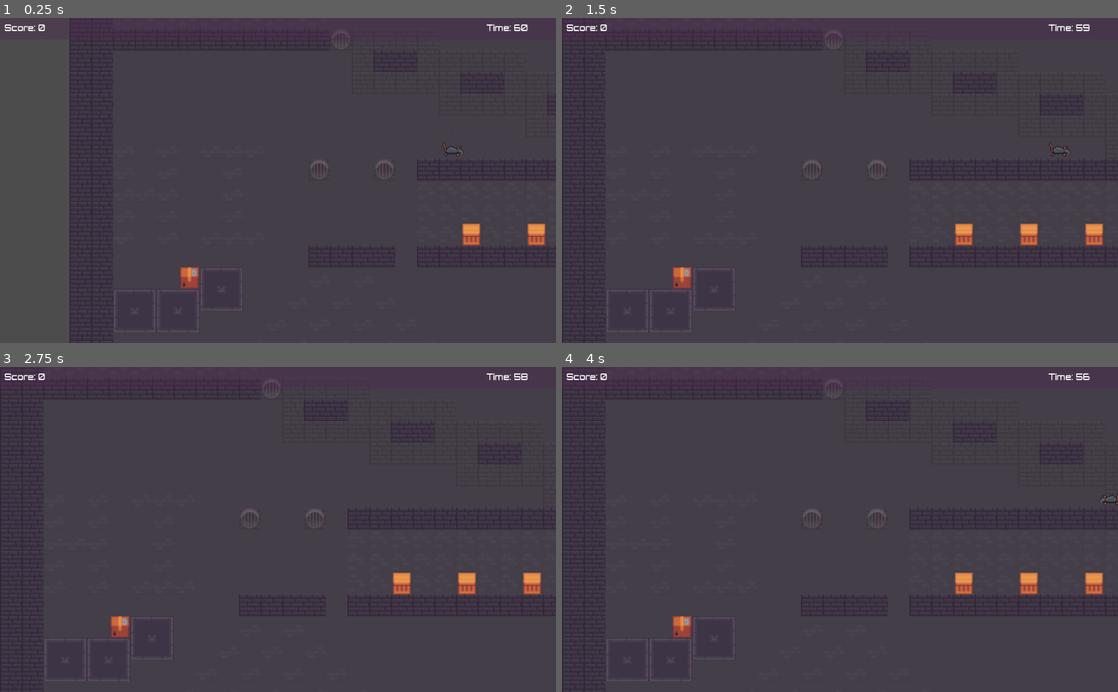
Above: before the commit, frames 1-4 (two rows, left to right).
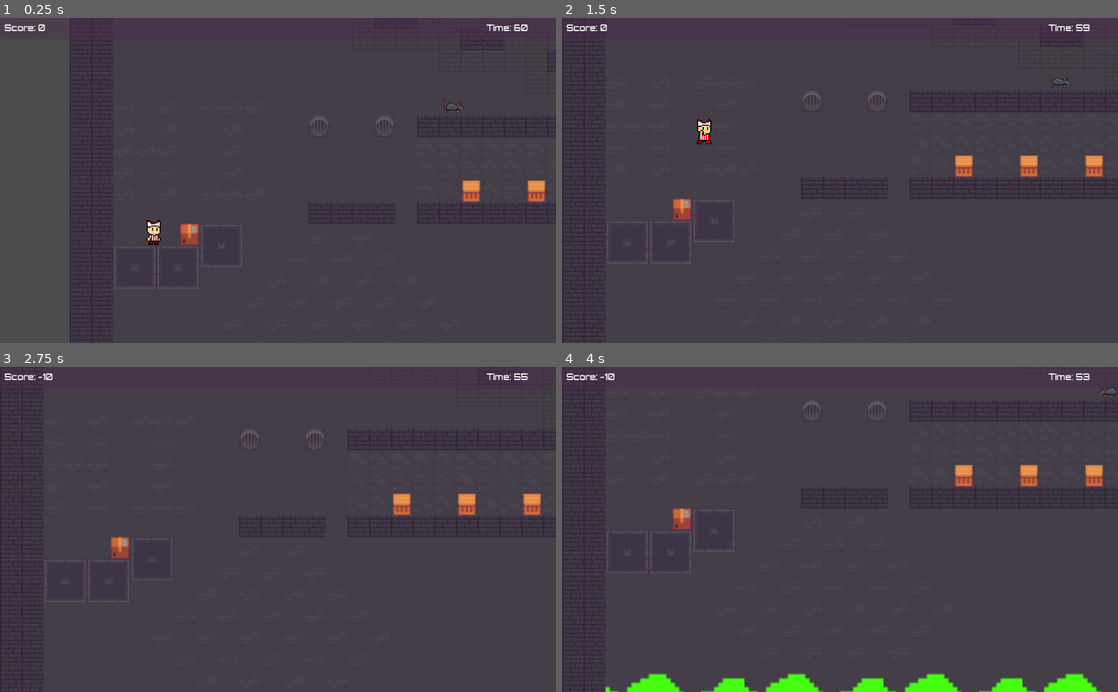
Above: after the commit, the same moments.

Repository: NelsonAlemanMoreno/Final-Project-Time_for_Dinner
Game: Godot game, scene res://Levels/Level3.tscn
Two runs of this game, one before a commit and one after it. Both use one fixed random seed, a clock stepped at 60 frames per second and the inputs below. This scene is started directly instead of the project's main scene.
Inputs:
- Up to frame 1 (0.25 s): no input
- Up to frame 2 (1.5 s): hold W (jump) 0.53-1.28 s; hold D (right) from 0.53 s (still down); tap W (jump) at 1.35 s
- Up to frame 3 (2.75 s): tap W (jump) at 1.52, 1.82 s; release D (right) at 2.03 s; hold A (left) from 2.03 s (still down); hold W (jump) from 2.03 s (still down)
- Up to frame 4 (4 s): release A (left) at 2.78 s; release W (jump) at 2.78 s; hold D (right) from 2.78 s (still down); tap W (jump) at 2.85, 3.02, 3.32 s; hold W (jump) from 3.53 s (still down)

The runs differ from the first frame. In frame 1, 1.8% of the frame differs, in the area x 20-100%, y 24-97%; in frame 2, 2.5%; in frame 3, 2.1%; in frame 4, 4.5%, in the area x 6-100%, y 1-100%.
Error before the commit: Attempt to call function 'instance' in base 'null instance' on a null instance. (res://Player/PCL3.gd:13)

Commit message:
Changes

Diff:
--- a/Enemy/ECL3.gd
+++ b/Enemy/ECL3.gd
@@ -1,35 +1,5 @@
 extends Node2D
 
-onready var Turret = load("res://Enemy/Turret.tscn")
 
 func _physics_process(_delta):
-	if not has_node("Turret"):
-		var turret = Turret.instance()
-		turret.name = "Turret"
-		turret.rotation = (3*PI)/2
-		turret.position = Vector2(2200, 216)
-		add_child(turret)
-	if not has_node("Turret2"):
-		var turret2 = Turret.instance()
-		turret2.name = "Turret2"
-		turret2.rotation = (3*PI)/2
-		turret2.position = Vector2(3736, -936)
-		add_child(turret2)
-	if not has_node("Turret3"):
-		var turret3 = Turret.instance()
-		turret3.name = "Turret3"
-		turret3.rotation = PI/2
-		turret3.position = Vector2(344, -808)
-		add_child(turret3)
-	if not has_node("Turret4"):
-		var turret4 = Turret.instance()
-		turret4.name = "Turret4"
-		turret4.rotation = 2*PI
-		turret4.position = Vector2(728, -1384)
-		add_child(turret4)
-	if not has_node("Turret5"):
-		var turret5 = Turret.instance()
-		turret5.name = "Turret5"
-		turret5.rotation = (3*PI)/2
-		turret5.position = Vector2(3672, -1512)
-		add_child(turret5)
+	pass
--- a/Levels/Level1.tscn
+++ b/Levels/Level1.tscn
@@ -1,6 +1,4 @@
-
 [gd_scene load_steps=26 format=2]
-
 
 [ext_resource path="res://Enemy/ECL1.gd" type="Script" id=1]
 [ext_resource path="res://Enemy/Enemy2.tscn" type="PackedScene" id=2]
@@ -12,9 +10,7 @@
 [ext_resource path="res://Coins/Coins_T1.tscn" type="PackedScene" id=8]
 [ext_resource path="res://Coins/Coins_T2.tscn" type="PackedScene" id=9]
 [ext_resource path="res://UI/UI.tscn" type="PackedScene" id=10]
-
 [ext_resource path="res://Assets/TFD/city landscape.png" type="Texture" id=11]
-
 
 [sub_resource type="NavigationPolygon" id=13]
 vertices = PoolVector2Array( 1472, 192, 2432, 320, 2304, 320, 1280, 256, 1408, 192, 2816, 448, 2752, 448, 1792, 384, 23 …(892 unchanged characters)…
@@ -264,7 +260,6 @@
 visible = false
 navpoly = SubResource( 13 )
 
-
 [node name="Background" type="TextureRect" parent="."]
 margin_left = -1009.0
 margin_top = 65.0
@@ -273,14 +268,12 @@
 texture = ExtResource( 11 )
 stretch_mode = 2
 
-
 [node name="TileMap" type="TileMap" parent="."]
 tile_set = SubResource( 4 )
 collision_use_kinematic = true
 collision_layer = 3
 collision_mask = 3
 format = 1
-
 tile_data = PoolIntArray( -65524, 6, 0, -65523, 6, 0, -65522, 6, 0, -65512, 6, 0, -65511, 6, 0, -65510, 6, 0, 131088, 6 …(1573 unchanged characters)…
 
 [node name="Player_Container" type="Node2D" parent="."]
@@ -302,26 +295,7 @@
 con_right = Vector2( 2664, 544 )
 
 [node name="Enemy5" parent="Enemy_Container" instance=ExtResource( 2 )]
-position = Vector2( 1440, -8 )
-con_left = Vector2( 1440, -8 )
-con_right = Vector2( 1872, 328 )
-
-
 position = Vector2( 0, 298 )
-
-current = true
-limit_left = 0
-limit_top = -700
-limit_right = 3776
-limit_bottom = 635
-limit_smoothed = true
-drag_margin_h_enabled = true
-drag_margin_v_enabled = true
-smoothing_enabled = true
-drag_margin_left = 0.1
-drag_margin_top = 0.1
-drag_margin_right = 0.1
-drag_margin_bottom = 0.1
 script = ExtResource( 5 )
 
 [node name="Exit" parent="." instance=ExtResource( 3 )]
--- a/Levels/Level3.tscn
+++ b/Levels/Level3.tscn
@@ -1,4 +1,3 @@
-
 [gd_scene load_steps=20 format=2]
 
 [ext_resource path="res://Player/PCL3.gd" type="Script" id=1]
@@ -174,14 +173,12 @@
 0/shape_offset = Vector2( 0, 0 )
 0/shape_transform = Transform2D( 1, 0, 0, 1, 0, 0 )
 0/shape = SubResource( 22 )
-
 0/shape_one_way = false
 0/shape_one_way_margin = 1.0
 0/shapes = [ {
 "autotile_coord": Vector2( 0, 0 ),
 "one_way": false,
 "one_way_margin": 1.0,
-
 "shape": SubResource( 22 ),
 "shape_transform": Transform2D( 1, 0, 0, 1, 0, 0 )
 } ]
@@ -191,22 +188,18 @@
 1/tex_offset = Vector2( 0, 0 )
 1/modulate = Color( 1, 1, 1, 1 )
 1/region = Rect2( 0, 60, 40, 20 )
-
 1/tile_mode = 0
 1/occluder_offset = Vector2( 0, 0 )
 1/navigation_offset = Vector2( 0, 0 )
 1/shape_offset = Vector2( 0, 0 )
 1/shape_transform = Transform2D( 1, 0, 0, 1, 0, 0 )
-
 1/shape = SubResource( 23 )
-
 1/shape_one_way = false
 1/shape_one_way_margin = 1.0
 1/shapes = [ {
 "autotile_coord": Vector2( 0, 0 ),
 "one_way": false,
 "one_way_margin": 1.0,
-
 "shape": SubResource( 23 ),
 "shape_transform": Transform2D( 1, 0, 0, 1, 0, 0 )
 } ]
@@ -216,22 +209,18 @@
 2/tex_offset = Vector2( 0, 0 )
 2/modulate = Color( 1, 1, 1, 1 )
 2/region = Rect2( 0, 60, 60, 20 )
-
 2/tile_mode = 0
 2/occluder_offset = Vector2( 0, 0 )
 2/navigation_offset = Vector2( 0, 0 )
 2/shape_offset = Vector2( 0, 0 )
 2/shape_transform = Transform2D( 1, 0, 0, 1, 0, 0 )
-
 2/shape = SubResource( 24 )
-
 2/shape_one_way = false
 2/shape_one_way_margin = 1.0
 2/shapes = [ {
 "autotile_coord": Vector2( 0, 0 ),
 "one_way": false,
 "one_way_margin": 1.0,
-
 "shape": SubResource( 24 ),
 "shape_transform": Transform2D( 1, 0, 0, 1, 0, 0 )
 } ]
@@ -241,21 +230,18 @@
 3/tex_offset = Vector2( 0, 0 )
 3/modulate = Color( 1, 1, 1, 1 )
 3/region = Rect2( 160, 0, 40, 40 )
-
 3/tile_mode = 0
 3/occluder_offset = Vector2( 0, 0 )
 3/navigation_offset = Vector2( 0, 0 )
 3/shape_offset = Vector2( 0, 0 )
 3/shape_transform = Transform2D( 1, 0, 0, 1, 0, 0 )
 3/shape = SubResource( 25 )
-
 3/shape_one_way = false
 3/shape_one_way_margin = 1.0
 3/shapes = [ {
 "autotile_coord": Vector2( 0, 0 ),
 "one_way": false,
 "one_way_margin": 1.0,
-
 "shape": SubResource( 25 ),
 "shape_transform": Transform2D( 1, 0, 0, 1, 0, 0 )
 } ]
@@ -265,22 +251,18 @@
 4/tex_offset = Vector2( 0, 0 )
 4/modulate = Color( 1, 1, 1, 1 )
 4/region = Rect2( 160, 80, 40, 40 )
-
 4/tile_mode = 0
 4/occluder_offset = Vector2( 0, 0 )
 4/navigation_offset = Vector2( 0, 0 )
 4/shape_offset = Vector2( 0, 0 )
 4/shape_transform = Transform2D( 1, 0, 0, 1, 0, 0 )
-
 4/shape = SubResource( 26 )
-
 4/shape_one_way = false
 4/shape_one_way_margin = 1.0
 4/shapes = [ {
 "autotile_coord": Vector2( 0, 0 ),
 "one_way": false,
 "one_way_margin": 1.0,
-
 "shape": SubResource( 26 ),
 "shape_transform": Transform2D( 1, 0, 0, 1, 0, 0 )
 } ]
@@ -290,22 +272,18 @@
 5/tex_offset = Vector2( 0, 0 )
 5/modulate = Color( 1, 1, 1, 1 )
 5/region = Rect2( 200, 20, 20, 20 )
-
 5/tile_mode = 0
 5/occluder_offset = Vector2( 0, 0 )
 5/navigation_offset = Vector2( 0, 0 )
 5/shape_offset = Vector2( 0, 0 )
 5/shape_transform = Transform2D( 1, 0, 0, 1, 0, 0 )
-
 5/shape = SubResource( 27 )
-
 5/shape_one_way = false
 5/shape_one_way_margin = 1.0
 5/shapes = [ {
 "autotile_coord": Vector2( 0, 0 ),
 "one_way": false,
 "one_way_margin": 1.0,
-
 "shape": SubResource( 27 ),
 "shape_transform": Transform2D( 1, 0, 0, 1, 0, 0 )
 } ]
@@ -315,22 +293,18 @@
 6/tex_offset = Vector2( 0, 0 )
 6/modulate = Color( 1, 1, 1, 1 )
 6/region = Rect2( 260, 0, 20, 20 )
-
 6/tile_mode = 0
 6/occluder_offset = Vector2( 0, 0 )
 6/navigation_offset = Vector2( 0, 0 )
 6/shape_offset = Vector2( 0, 0 )
 6/shape_transform = Transform2D( 1, 0, 0, 1, 0, 0 )
-
 6/shape = SubResource( 28 )
-
 6/shape_one_way = false
 6/shape_one_way_margin = 1.0
 6/shapes = [ {
 "autotile_coord": Vector2( 0, 0 ),
 "one_way": false,
 "one_way_margin": 1.0,
-
 "shape": SubResource( 28 ),
 "shape_transform": Transform2D( 1, 0, 0, 1, 0, 0 )
 } ]
@@ -340,22 +314,18 @@
 7/tex_offset = Vector2( 0, 0 )
 7/modulate = Color( 1, 1, 1, 1 )
 7/region = Rect2( 240, 0, 20, 20 )
-
 7/tile_mode = 0
 7/occluder_offset = Vector2( 0, 0 )
 7/navigation_offset = Vector2( 0, 0 )
 7/shape_offset = Vector2( 0, 0 )
 7/shape_transform = Transform2D( 1, 0, 0, 1, 0, 0 )
-
 7/shape = SubResource( 29 )
-
 7/shape_one_way = false
 7/shape_one_way_margin = 1.0
 7/shapes = [ {
 "autotile_coord": Vector2( 0, 0 ),
 "one_way": false,
 "one_way_margin": 1.0,
-
 "shape": SubResource( 29 ),
 "shape_transform": Transform2D( 1, 0, 0, 1, 0, 0 )
 } ]
@@ -367,7 +337,6 @@
 0/tex_offset = Vector2( 0, 0 )
 0/modulate = Color( 1, 1, 1, 1 )
 0/region = Rect2( 0, 340, 40, 40 )
-
 0/tile_mode = 0
 0/occluder_offset = Vector2( 0, 0 )
 0/navigation_offset = Vector2( 0, 0 )
@@ -377,13 +346,11 @@
 0/shape_one_way_margin = 0.0
 0/shapes = [  ]
 0/z_index = 0
-
 1/name = "sewer_tileset.png 1"
 1/texture = ExtResource( 6 )
 1/tex_offset = Vector2( 0, 0 )
 1/modulate = Color( 1, 1, 1, 1 )
 1/region = Rect2( 0, 380, 40, 40 )
-
 1/tile_mode = 0
 1/occluder_offset = Vector2( 0, 0 )
 1/navigation_offset = Vector2( 0, 0 )
@@ -393,13 +360,11 @@
 1/shape_one_way_margin = 0.0
 1/shapes = [  ]
 1/z_index = 0
-
 2/name = "sewer_tileset.png 2"
 2/texture = ExtResource( 6 )
 2/tex_offset = Vector2( 0, 0 )
 2/modulate = Color( 1, 1, 1, 1 )
 2/region = Rect2( 260, 60, 20, 20 )
-
 2/tile_mode = 0
 2/occluder_offset = Vector2( 0, 0 )
 2/navigation_offset = Vector2( 0, 0 )
@@ -409,13 +374,11 @@
 2/shape_one_way_margin = 0.0
 2/shapes = [  ]
 2/z_index = 0
-
 3/name = "sewer_tileset.png 3"
 3/texture = ExtResource( 6 )
 3/tex_offset = Vector2( 0, 0 )
 3/modulate = Color( 1, 1, 1, 1 )
 3/region = Rect2( 240, 60, 20, 20 )
-
 3/tile_mode = 0
 3/occluder_offset = Vector2( 0, 0 )
 3/navigation_offset = Vector2( 0, 0 )
@@ -425,13 +388,11 @@
 3/shape_one_way_margin = 0.0
 3/shapes = [  ]
 3/z_index = 0
-
 4/name = "sewer_tileset.png 4"
 4/texture = ExtResource( 6 )
 4/tex_offset = Vector2( 0, 0 )
 4/modulate = Color( 1, 1, 1, 1 )
 4/region = Rect2( 220, 40, 20, 20 )
-
 4/tile_mode = 0
 4/occluder_offset = Vector2( 0, 0 )
 4/navigation_offset = Vector2( 0, 0 )
@@ -441,13 +402,11 @@
 4/shape_one_way_margin = 0.0
 4/shapes = [  ]
 4/z_index = 0
-
 5/name = "sewer_tileset.png 5"
 5/texture = ExtResource( 6 )
 5/tex_offset = Vector2( 0, 0 )
 5/modulate = Color( 1, 1, 1, 1 )
 5/region = Rect2( 200, 40, 20, 20 )
-
 5/tile_mode = 0
 5/occluder_offset = Vector2( 0, 0 )
 5/navigation_offset = Vector2( 0, 0 )
@@ -457,13 +416,11 @@
 5/shape_one_way_margin = 0.0
 5/shapes = [  ]
 5/z_index = 0
-
 6/name = "sewer_tileset.png 6"
 6/texture = ExtResource( 6 )
 6/tex_offset = Vector2( 0, 0 )
 6/modulate = Color( 1, 1, 1, 1 )
 6/region = Rect2( 220, 0, 20, 20 )
-
 6/tile_mode = 0
 6/occluder_offset = Vector2( 0, 0 )
 6/navigation_offset = Vector2( 0, 0 )
@@ -490,14 +447,12 @@
 format = 1
 tile_data = PoolIntArray( -720897, 0, 0, -786432, 0, 0, -786431, 0, 0, -786430, 0, 0, -786429, 0, 0, -786428, 0, 0, -78 …(8011 unchanged characters)…
 
-
 [node name="Player_Container" type="Node2D" parent="."]
 script = ExtResource( 1 )
 
 [node name="Enemy_Container" type="Node2D" parent="."]
 position = Vector2( 8, -56 )
 script = ExtResource( 2 )
-
 
 [node name="Acid Wave" parent="Enemy_Container" instance=ExtResource( 7 )]
 position = Vector2( 76, 305 )
@@ -550,7 +505,6 @@
 limit_top = -240
 limit_right = 1720
 limit_bottom = 320
-
 limit_smoothed = true
 drag_margin_h_enabled = true
 drag_margin_v_enabled = true
@@ -562,10 +516,9 @@
 script = ExtResource( 5 )
 
 [node name="Exit" parent="." instance=ExtResource( 11 )]
-position = Vector2( 3656, -1896 )
+position = Vector2( 2312, 112 )
 
 [node name="Coins" type="Node2D" parent="."]
-
 
 [node name="Front" type="TileMap" parent="."]
 tile_set = SubResource( 30 )
--- a/Player/PCL3.gd
+++ b/Player/PCL3.gd
@@ -1,9 +1,7 @@
 extends Node2D
 
 onready var Player = load("res://Player/Player.tscn")
-var starting_position = Vector2(200,200)
-var first_time = true
-var door2 = true
+var starting_position = Vector2(60,50)
 
 func _ready():
 	pass
@@ -11,20 +9,21 @@
 func _physics_process(_delta):
 	if not has_node("Player"):
 		var player = Player.instance()
-		player.position = starting_position
-		player.name = "Player"
+		properties(player)
 		add_child(player)
 
 
-func _on_Door1_body_entered(body):
-	if body.name == "Player" and first_time:
-		starting_position = Vector2(3488, -768)
-		Global.time += 30
-		first_time = false
+func properties(player):
+	player.scale.x = 0.4
+	player.scale.y = 0.4
+	player.position = starting_position
+	player.name = "Player"
 
+	player.move_speed = 15
+	player.max_move = 150
 
-func _on_Door2_body_entered(body):
-	if body.name == "Player" and door2:
-		starting_position = Vector2(160, -1472)
-		Global.time += 20
-		door2 = false
+	player.jump_speed = 125
+	player.max_jump = 500
+
+	player.leap_speed = 125
+	player.max_leap = 600
--- a/Player/Player.tscn
+++ b/Player/Player.tscn
@@ -1,8 +1,6 @@
-
-[gd_scene load_steps=20 format=2]
+[gd_scene load_steps=19 format=2]
 
 [ext_resource path="res://Assets/TFD/its_time_for_dinner.png" type="Texture" id=1]
-
 [ext_resource path="res://StateMachine/Jumping.gd" type="Script" id=2]
 [ext_resource path="res://StateMachine/Moving.gd" type="Script" id=3]
 [ext_resource path="res://StateMachine/StateMachine.gd" type="Script" id=4]
@@ -11,8 +9,6 @@
 [ext_resource path="res://StateMachine/Falling.gd" type="Script" id=7]
 [ext_resource path="res://StateMachine/Moving_and_Jumping.gd" type="Script" id=8]
 [ext_resource path="res://Player/Player.gd" type="Script" id=9]
-
-[ext_resource path="res://Assets/TFD/time_for_dinner.png" type="Texture" id=10]
 
 [sub_resource type="AtlasTexture" id=23]
 flags = 4
@@ -25,8 +21,6 @@
 region = Rect2( 0, 0, 220, 240 )
 
 [sub_resource type="AtlasTexture" id=22]
-flags = 4
-atlas = ExtResource( 10 )
 region = Rect2( 225, 0, 168, 250 )
 
 [sub_resource type="AtlasTexture" id=25]
@@ -49,7 +43,6 @@
 atlas = ExtResource( 1 )
 region = Rect2( 716, 0, 162, 240 )
 
-
 [sub_resource type="SpriteFrames" id=15]
 animations = [ {
 "frames": [  ],
@@ -57,74 +50,60 @@
 "name": "Attacking",
 "speed": 5.0
 }, {
-
 "frames": [ SubResource( 23 ) ],
-
 "loop": false,
 "name": "Falling",
 "speed": 5.0
 }, {
-
 "frames": [ SubResource( 24 ) ],
-
 "loop": true,
 "name": "Idle",
 "speed": 5.0
 }, {
-
 "frames": [ SubResource( 22 ) ],
-
 "loop": false,
 "name": "Jumping",
 "speed": 5.0
 }, {
-
 "frames": [ SubResource( 25 ), SubResource( 26 ), SubResource( 27 ), SubResource( 28 ) ],
-
 "loop": true,
 "name": "Moving",
 "speed": 5.0
 } ]
 
 [sub_resource type="RectangleShape2D" id=16]
-
-extents = Vector2( 8, 23 )
-
+extents = Vector2( 17, 29.5 )
 
 [node name="Player" type="KinematicBody2D" groups=["Player"]]
 position = Vector2( 200, 200 )
 script = ExtResource( 9 )
 
 [node name="AnimatedSprite" type="AnimatedSprite" parent="."]
-
 scale = Vector2( 0.25, 0.25 )
-
 frames = SubResource( 15 )
 animation = "Idle"
 playing = true
 
 [node name="CollisionShape2D" type="CollisionShape2D" parent="."]
-
-position = Vector2( 0, 5 )
-
+position = Vector2( -6, 1.5 )
 shape = SubResource( 16 )
 
 [node name="Floor" type="Node2D" parent="."]
 
 [node name="Left" type="RayCast2D" parent="Floor"]
-position = Vector2( -7, 26.125 )
+position = Vector2( -20, 27 )
 enabled = true
 cast_to = Vector2( 0, 5 )
 collision_mask = 30
 
 [node name="Center" type="RayCast2D" parent="Floor"]
-position = Vector2( -0.75, 26.125 )
+position = Vector2( -6, 27 )
 enabled = true
 cast_to = Vector2( 0, 5 )
 collision_mask = 30
 
 [node name="Right" type="RayCast2D" parent="Floor"]
-position = Vector2( 5.75, 26.125 )
+position = Vector2( 6, 27 )
 enabled = true
 cast_to = Vector2( 0, 5 )
 collision_mask = 2147483678
@@ -132,14 +111,14 @@
 [node name="Wall" type="Node2D" parent="."]
 
 [node name="Left" type="RayCast2D" parent="Wall"]
-position = Vector2( -4.04449, 0.25 )
+position = Vector2( -19, 0 )
 enabled = true
 cast_to = Vector2( -5, 0 )
 collision_mask = 30
 collide_with_areas = true
 
 [node name="Right" type="RayCast2D" parent="Wall"]
-position = Vector2( 3.66006, -0.2892 )
+position = Vector2( 7, -1.78814e-07 )
 enabled = true
 cast_to = Vector2( 5, 0 )
 collision_mask = 30
--- a/Player/Player_Container.gd
+++ b/Player/Player_Container.gd
@@ -1,7 +1,7 @@
 extends Node2D
 
 
-
+onready var Player = load("res://Player/Player.tscn")
 var starting_position = Vector2(100,500)
 
 
--- a/project.godot
+++ b/project.godot
@@ -14,9 +14,7 @@
 
 [application]
 
-
 config/name="Time-For-Dinner"
-
 run/main_scene="res://Levels/Level1.tscn"
 config/icon="res://icon.png"
 
